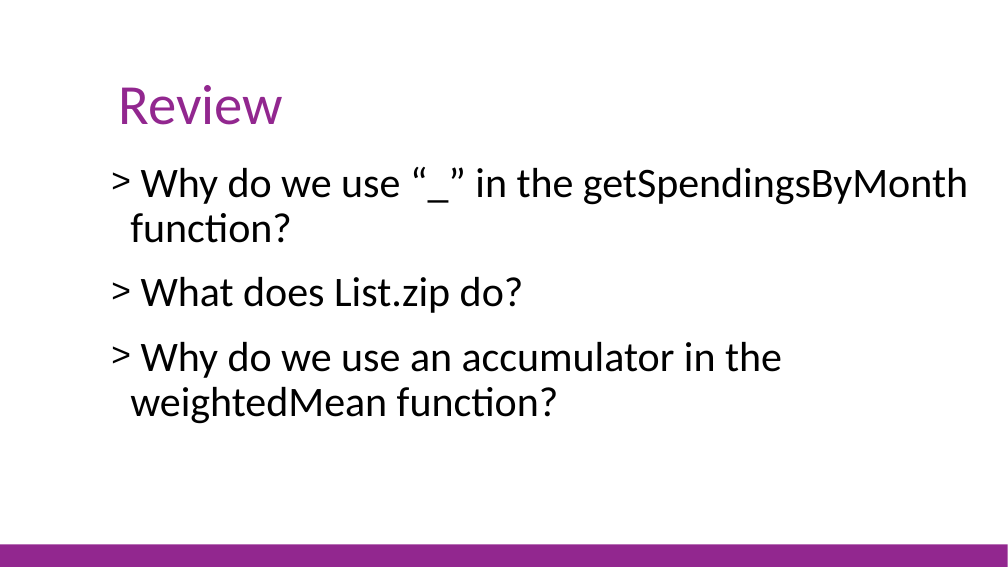
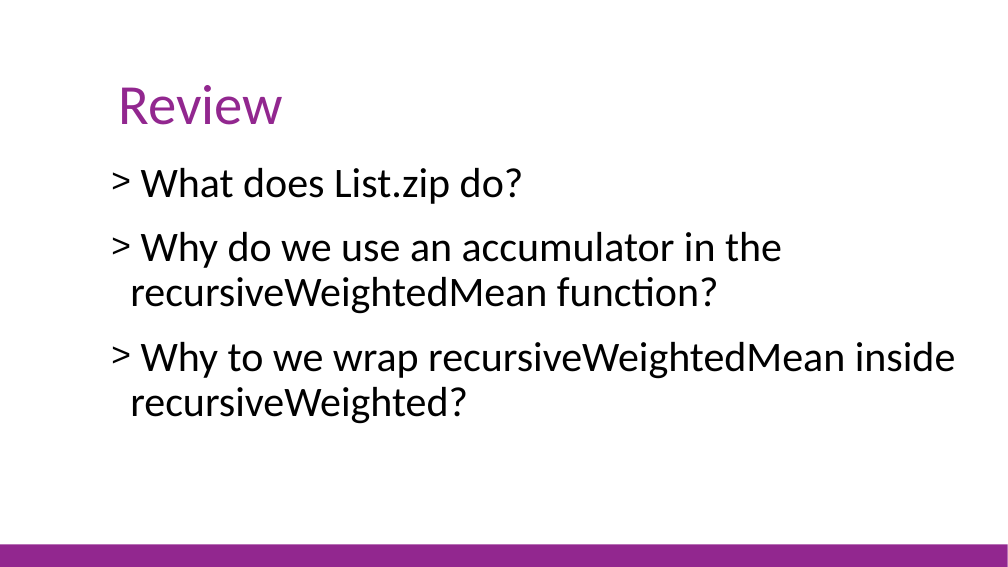
Before and after one commit to jorgef/fsharpworkshop, a slide deck: slide 72 of FSharpWorkshop_Slides.pptx. Drawn at 1008x567 pixels with LibreOffice and Linux fonts; fonts in the diff are those of the drawing. Boxes give left, top, right and bottom in pixels: in the first picture for what was removed or moved away, otherwise in the second. Text is boxed around its words. In the diff, an @@ line names an element or a change of style, - is before the commit and + after.

Commit message:
Fixed slides

```diff
--- a/FSharpWorkshop_Slides.pptx
+++ b/FSharpWorkshop_Slides.pptx
@@ text at [130, 168, 968, 243]: paragraph removed @@
-> Why do we use “_” in the getSpendingsByMonth function?
@@ text at [130, 232, 956, 424]: text changed @@
-> Why do we use an accumulator in the weightedMean function?
+> Why do we use an accumulator in the recursiveWeightedMean function?
+> Why to we wrap recursiveWeightedMean inside recursiveWeighted?
```
Also in this commit, not shown: 4 other slides changed, 1 other file.
